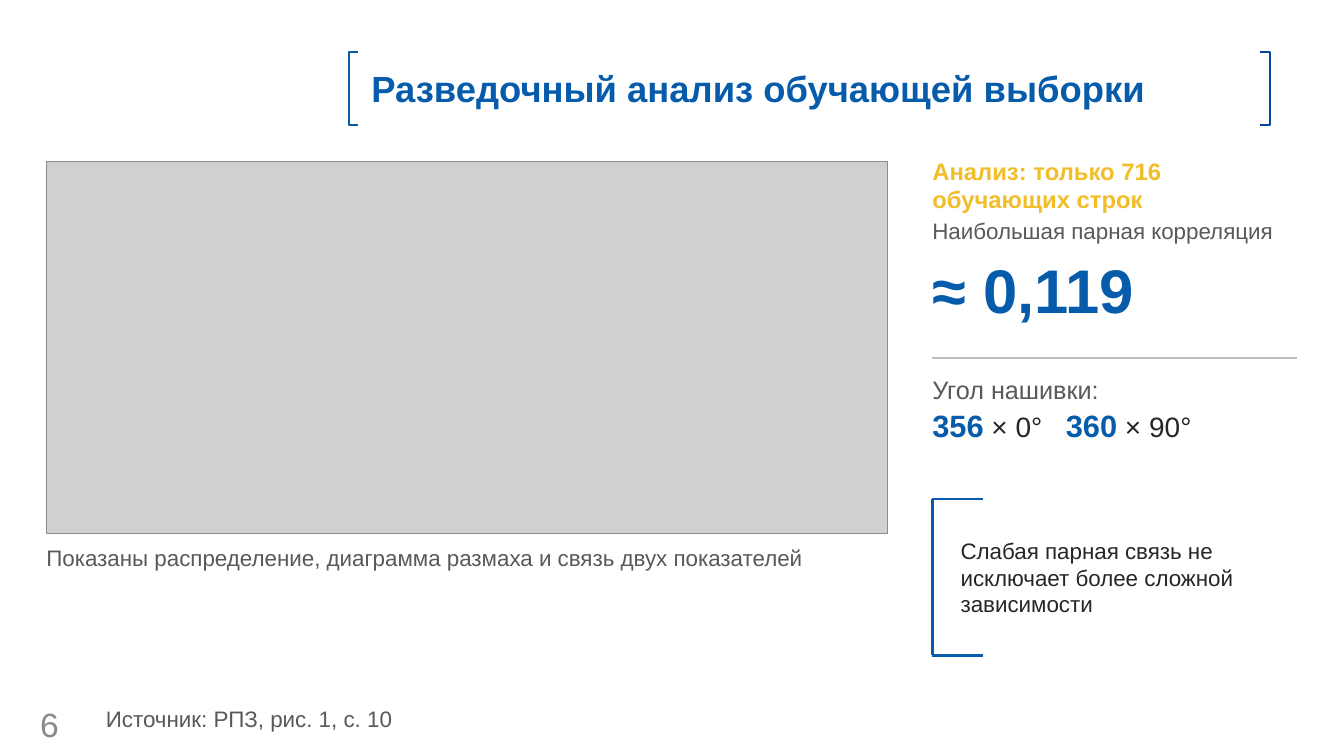
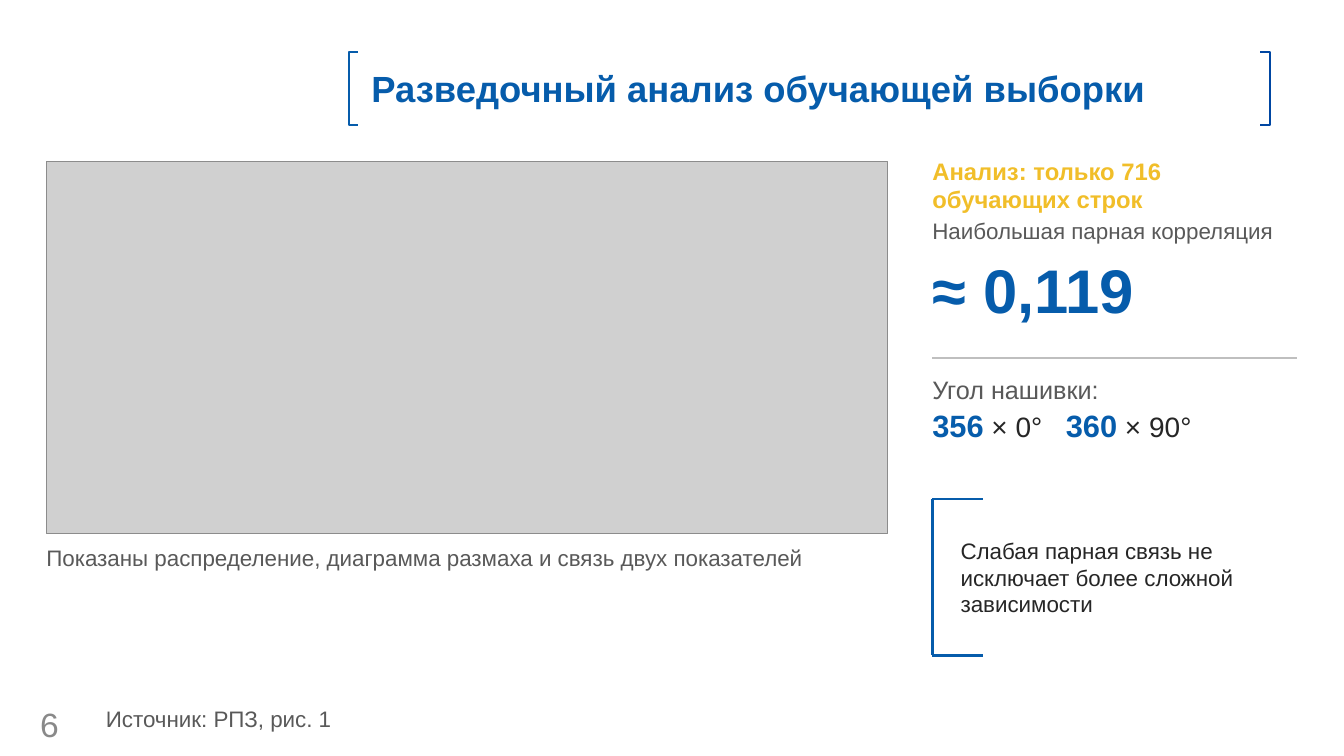
Before and after one commit to fpvcstep/composites-property-prediction, a slide deck: slide 6 of presentation/Презентация.pptx. Drawn at 1344x756 pixels with LibreOffice and Linux fonts; fonts in the diff are those of the drawing; grey boxes stand for pictures; background and template pictures are left out. Boxes give left, top, right and bottom in pixels: in the first picture for what was removed or moved away, otherwise in the second. Text is boxed around its words. In the diff, an @@ line names an element or a change of style, - is before the commit and + after.

```diff
--- a/presentation/Презентация.pptx
+++ b/presentation/Презентация.pptx
@@ text at <box>106,711,331,732</box>: text changed @@
-Источник: РПЗ, рис. 1, с. 10
+Источник: РПЗ, рис. 1
```
Also in this commit, not shown: 10 other slides changed, 5 other files.
